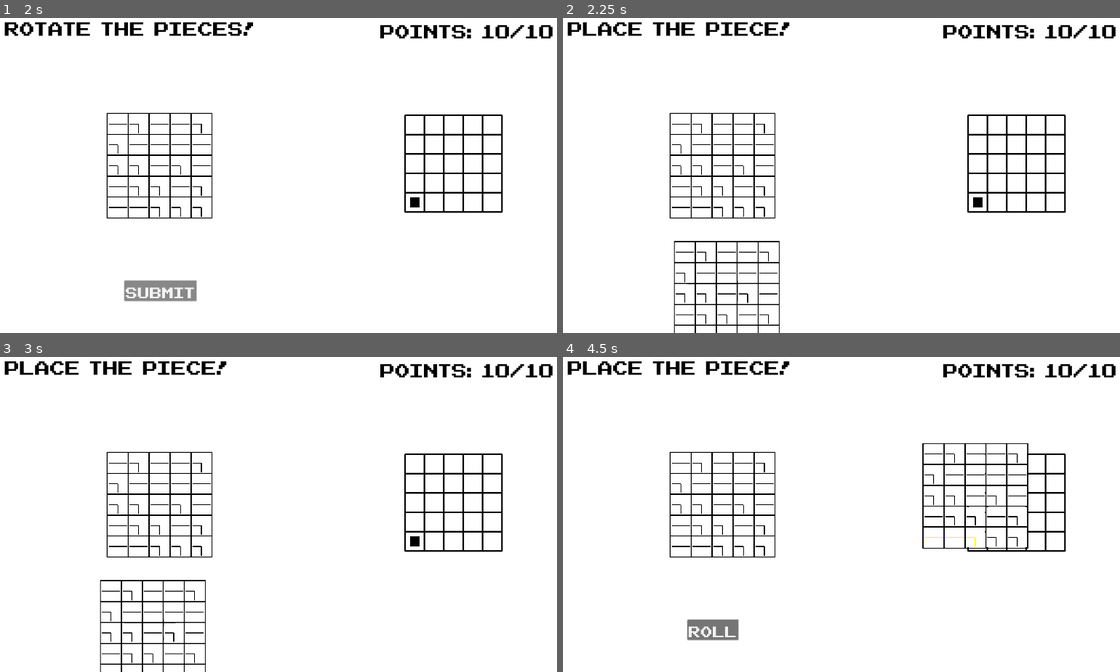
Above: before the commit, frames 1-4 (two rows, left to right).
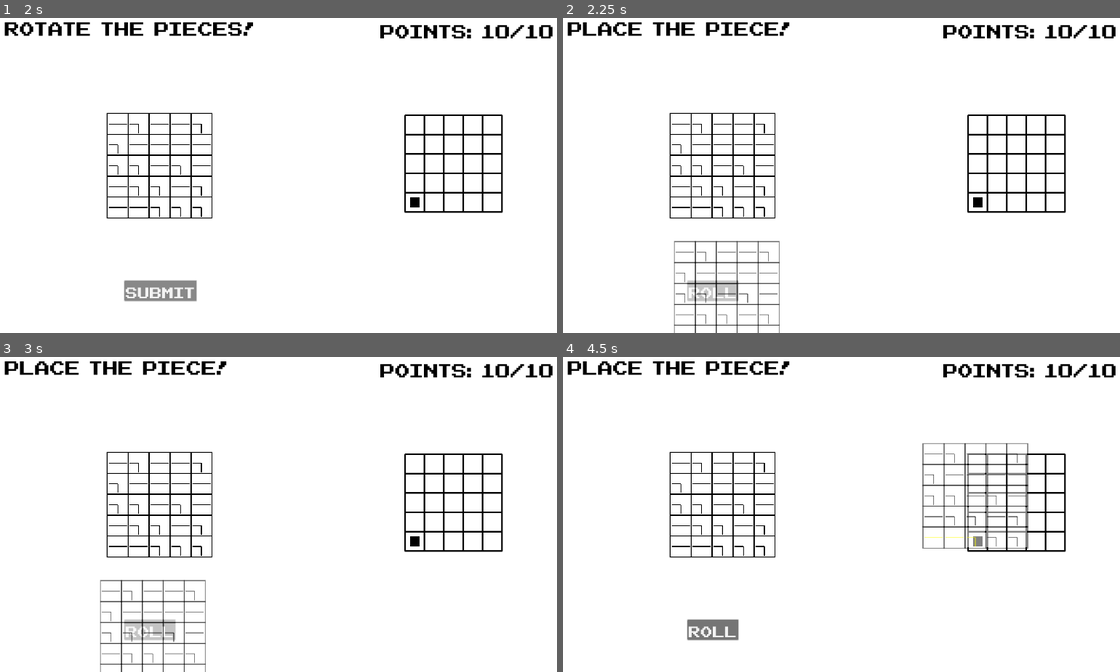
Above: after the commit, the same moments.

Repository: Peachball/gmtk-2025
Game: Godot game, scene res://scenes/menu.tscn
The game is run twice, just before and just after one commit, with the same random seed, the same clock (stepped at 60 frames per second) and the same inputs.
Inputs (mouse positions are in pixels of both pictures, inside the frame that each line leads up to):
- Up to frame 1 (2 s): click "Play" at 0.5 s; click "Roll" at 1.25 s
- Up to frame 2 (2.25 s): click "Submit" at 2 s
- Up to frame 3 (3 s): click "Roll" at 2.75 s
- Up to frame 4 (4.5 s): click "Roll" at 3.5 s; tap Enter at 4.25 s; move the mouse to (969, 492) at 4.27 s; click (969, 492) at 4.42 s

Frame 1 is identical in both runs. In frame 2, 1.3% of the frame differs, in the area x 19-39%, y 70-100%; in frame 3, 1.4%; in frame 4, 1.6%, in the area x 64-84%, y 27-61%.

Commit message:
Add slight transparency for held tiles

Diff:
--- a/constant.gd
+++ b/constant.gd
@@ -13,3 +13,8 @@
 
 static func direction_to_vector(direction: int) -> Vector2:
 	return DIRECTION_MAP[direction % 4]
+
+static func clear_children(node: Node2D) -> void:
+	for child in node.get_children():
+		node.remove_child(child)
+		child.queue_free()
--- a/objects/slot_machine.gd
+++ b/objects/slot_machine.gd
@@ -13,6 +13,7 @@
 	reroll()
 
 func reroll() -> void:
+	Constant.clear_children($Tiles)
 	for row in MACHINE_HEIGHT:
 		for col in MACHINE_WIDTH:
 			var tile := tile_scene.instantiate() as Tile
--- a/objects/tile.gd
+++ b/objects/tile.gd
@@ -14,6 +14,7 @@
 var grid_position: Vector2i
 var highlight_start: bool = false
 var highlight_end: bool = false
+var out_of_focus: bool = false
 
 var debug_box: PackedVector2Array = PackedVector2Array()
 
@@ -98,6 +99,9 @@
 
 	var black = Color(0, 0, 0)
 	var white = Color(1, 1, 1)
+	if out_of_focus:
+		black = Color(0, 0, 0, 0.5)
+		white = Color(1, 1, 1, 0.5)
 
 	draw_rect(my_rect, white, true)
 
@@ -117,6 +121,8 @@
 	var color = Color(0, 0, 0)
 	if highlight:
 		color = Color.YELLOW
+	if out_of_focus:
+		color.a = 0.5
 	draw_line(a, b, color, line_thickness)
 
 func rotate_tile() -> void:
--- a/scenes/level.gd
+++ b/scenes/level.gd
@@ -39,12 +39,13 @@
 	$HeldTiles.position = mouse_pos - Vector2((Constant.TILE_WIDTH * $SlotMachine.MACHINE_HEIGHT) / 2, (Constant.TILE_WIDTH * $SlotMachine.MACHINE_WIDTH) / 2)
 
 	if Input.is_action_just_pressed("ui_cancel"):
-		for child in $HeldTiles.get_children():
-			$HeldTiles.remove_child(child)
-			child.queue_free()
+		clear_held_tiles()
 		player_action = SLOT_MACHINE_EDIT
 		return
 	highlight_path()
+
+func clear_held_tiles():
+	Constant.clear_children($HeldTiles)
 
 func highlight_path() -> void:
 	var grid_map: Dictionary[Vector2i, Tile] = {}
@@ -89,6 +90,7 @@
 		SLOT_MACHINE_EDIT:
 			var tile_inst = preload("res://objects/tile.tscn")
 			var tiles = $SlotMachine/Tiles
+			clear_held_tiles()
 			for tile in tiles.get_children():
 				var casted_tile = tile as Tile
 				var new_tile := tile_inst.instantiate()
@@ -96,6 +98,7 @@
 				new_tile.init_from_directions(casted_tile.start_direction, casted_tile.end_direction)
 				new_tile.position = casted_tile.position
 				new_tile.grid_position = casted_tile.grid_position
+				new_tile.out_of_focus = true
 				$HeldTiles.add_child(new_tile)
 			player_action = PLACE_TILE
 			rolled = !rolled
